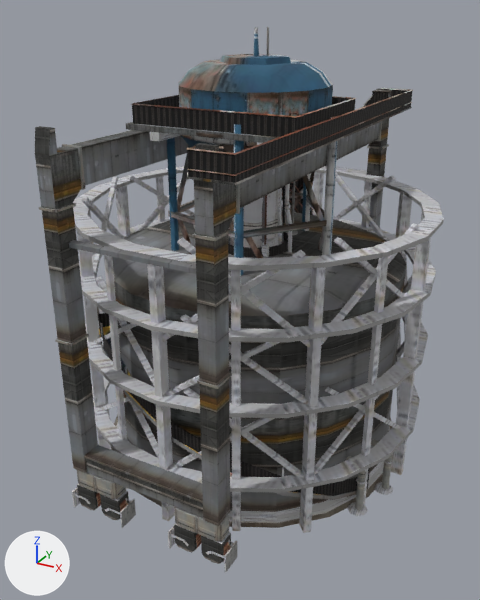
What one commit did to the glTF model FREEMODELS/curated/port_towers.glb.
Rendered twice from a 50 mm camera at (1.81, -3.49, 2.7) aimed at (-0.02, -0.15, 1.03). The lights are fixed; the arrows at lower left show +X, +Y and +Z. The picture after the commit comes second. Where no turn or scale is listed for an object, it has been applied to the vertices.

Objects in the first picture: 'tower_crane', 'tower_radio', 'tower_tank_1', 'tower_tank_2', 'tower_tank_4', 'tower_tank_5', 'tower_water'.
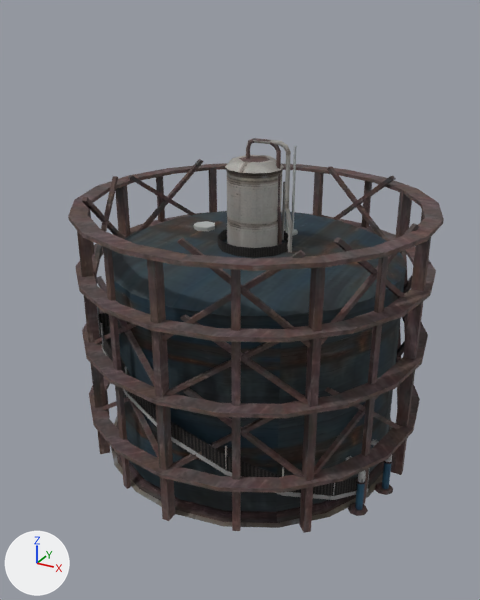
Pixel boxes (x1, y1, x2, y2) of what changed, in the pictures (480 x 600 px):
'tower_tank_2', surface changed (grey to black): (73, 167, 444, 533) in both
'tower_crane', deleted: before (35, 88, 413, 573)
    faces in mat_industrial_walls_flr_2 (picture img_image_0): (35, 88, 413, 573)
    faces in mat_industrial_maskedstuff_1 (picture img_image_1): (132, 90, 412, 215)
'tower_water', deleted: before (167, 27, 338, 275)
'tower_tank_5', surface changed: (277, 189, 282, 245) in both
'tower_radio', deleted (mostly hidden): before (228, 27, 284, 248)
'tower_tank_4', unchanged, uncovered by the edit: before (228, 184, 292, 258); after (218, 140, 293, 258)

The change in detail:
Material 'Industrial_Walls_FLR_2' (mat_industrial_walls_flr_2) changes its picture from img_image_0 to img_image_2.
Material 'Industrial_Trim_FLR_1' (mat_industrial_trim_flr_1) changes its picture from img_image_2 to img_image_3.
Object 'tower_crane' (ob_tower_crane) is deleted.
Object 'tower_radio' (ob_tower_radio) is deleted.
Object 'tower_water' (ob_tower_water) is deleted.
